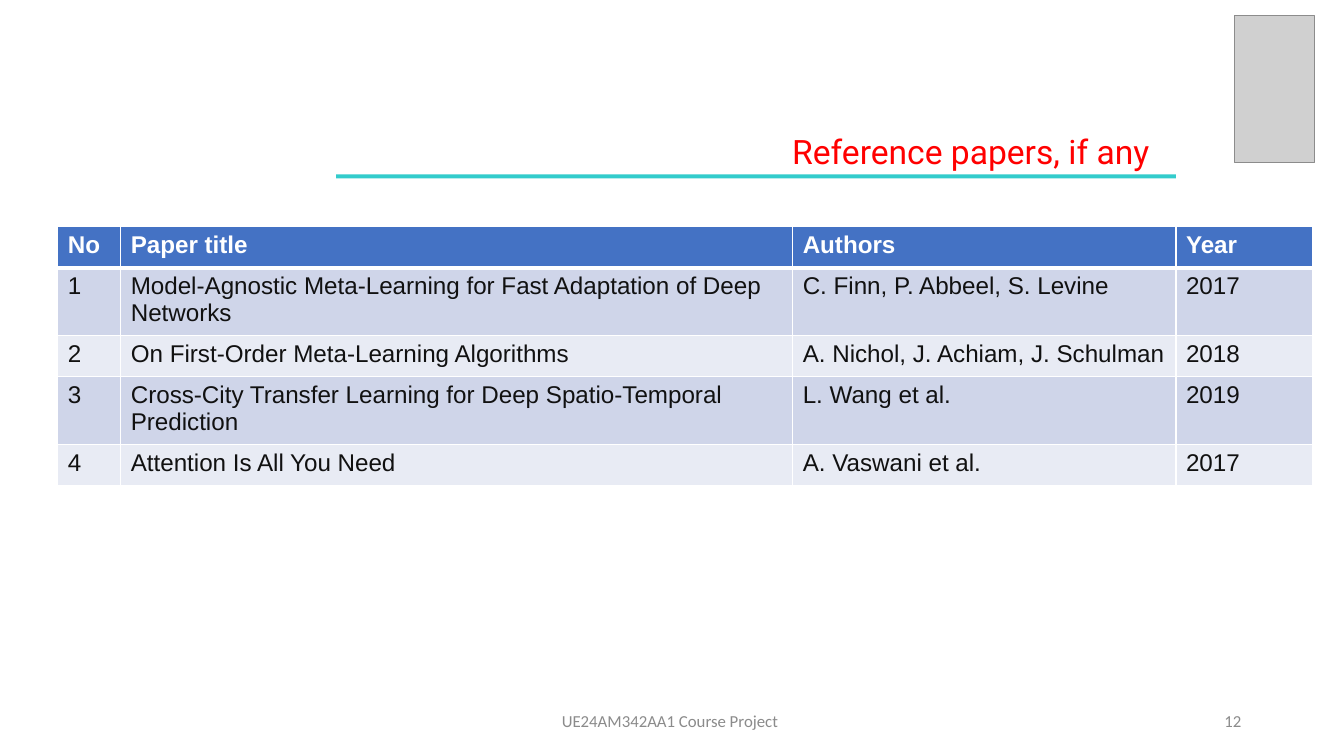
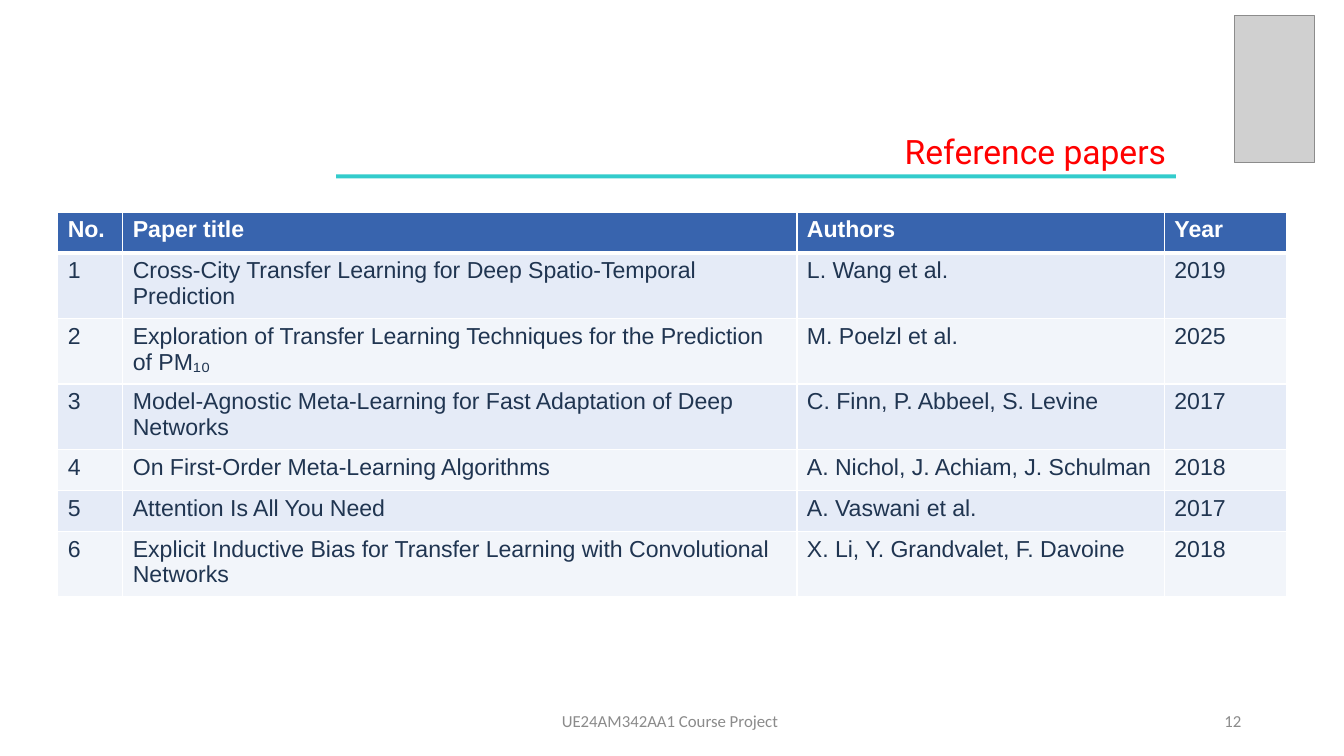
Before and after one commit to arjunsrikanthh/afml-course-project, a slide deck: slide 12 of slides/AFML_Final_Presentation.pptx. Drawn at 1344x756 pixels with LibreOffice and Linux fonts; fonts in the diff are those of the drawing; grey boxes stand for pictures. Boxes give left, top, right and bottom in pixels: in the first picture for what was removed or moved away, otherwise in the second. Text is boxed around its words. In the diff, an @@ line names an element or a change of style, - is before the commit and + after.

Commit message:
Finalize AFML paper, presentation, and submission materials

```diff
--- a/slides/AFML_Final_Presentation.pptx
+++ b/slides/AFML_Final_Presentation.pptx
@@ text at [905, 138, 1166, 171]: text changed @@
-Reference papers, if any
+Reference papers
@@ table at [57, 212, 1288, 641] @@
-row 1: No | Paper title | Authors | Year
-row 2: 1 | Model-Agnostic Meta-Learning for Fast Adaptation of Deep Networks | C. Finn, P. Abbeel, S. Levine | 2017
-row 3: 2 | On First-Order Meta-Learning Algorithms | A. Nichol, J. Achiam, J. Schulman | 2018
-row 4: 3 | Cross-City Transfer Learning for Deep Spatio-Temporal Prediction | L. Wang et al. | 2019
-row 5: 4 | Attention Is All You Need | A. Vaswani et al. | 2017
+row 1: No. | Paper title | Authors | Year
+row 2: 1 | Cross-City Transfer Learning for Deep Spatio-Temporal Prediction | L. Wang et al. | 2019
+row 3: 2 | Exploration of Transfer Learning Techniques for the Prediction of PM₁₀ | M. Poelzl et al. | 2025
+row 4: 3 | Model-Agnostic Meta-Learning for Fast Adaptation of Deep Networks | C. Finn, P. Abbeel, S. Levine | 2017
+row 5: 4 | On First-Order Meta-Learning Algorithms | A. Nichol, J. Achiam, J. Schulman | 2018
+row 6: 5 | Attention Is All You Need | A. Vaswani et al. | 2017
+row 7: 6 | Explicit Inductive Bias for Transfer Learning with Convolutional Networks | X. Li, Y. Grandvalet, F. Davoine | 2018
@@ table: place and size @@
-table at [57, 227, 1312, 668]
+table at [57, 212, 1288, 641]
```
Also in this commit, not shown: 5 other slides changed, 8 slides added, 6 slides removed, 35 other files.
